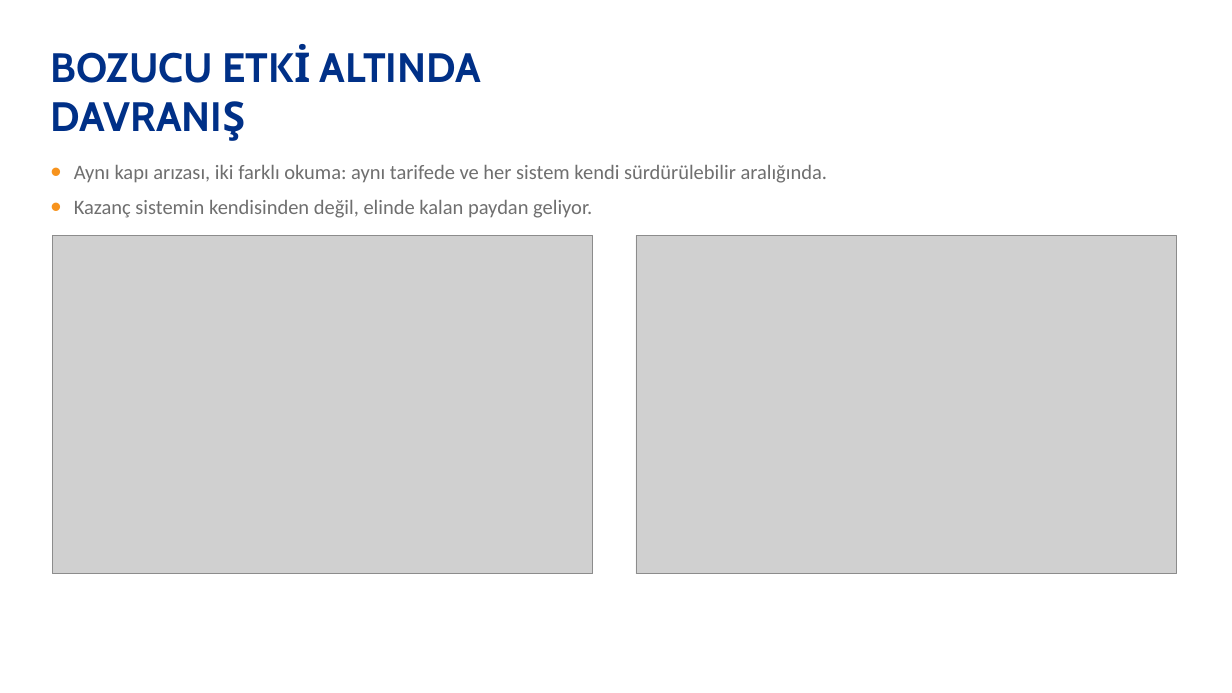
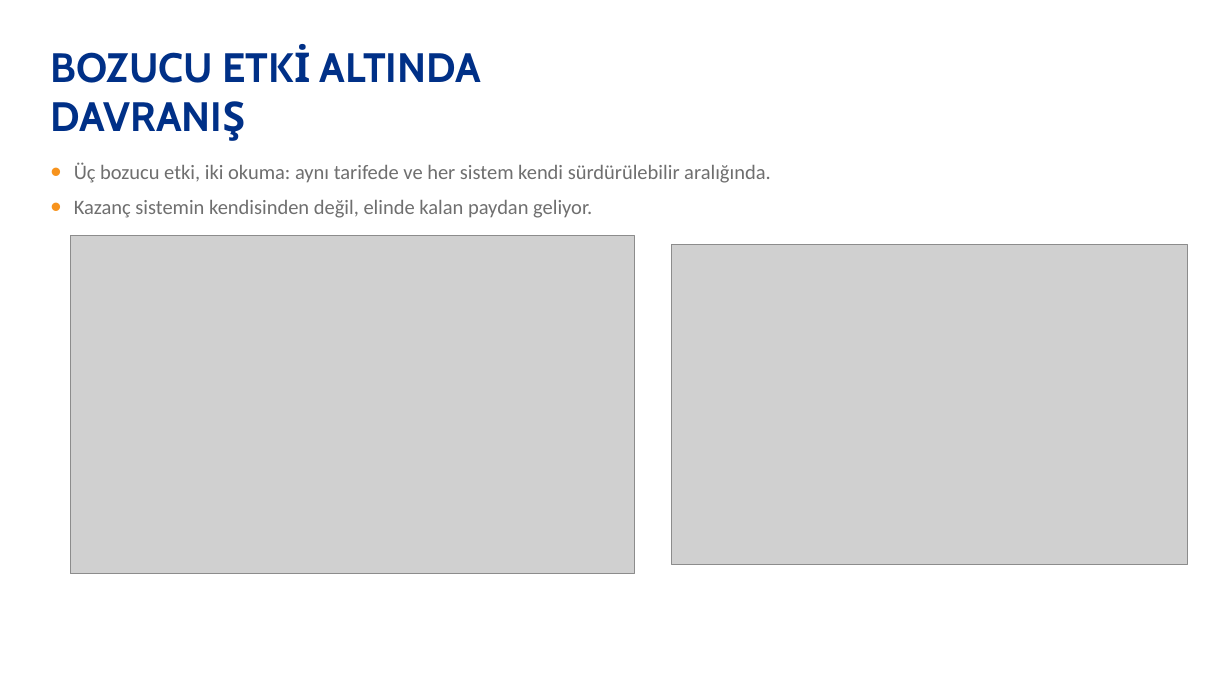
Before and after one commit to alican12alicanexe-alt/asil1, a slide deck: slide 12 of presentation/deck/ASELSAN-Sunum-v3.pptx. Drawn at 1232x693 pixels with LibreOffice and Linux fonts; fonts in the diff are those of the drawing; grey boxes stand for pictures; background and template pictures are left out. Boxes give left, top, right and bottom in pixels: in the first picture for what was removed or moved away, otherwise in the second. Text is boxed around its words. In the diff, an @@ line names an element or a change of style, - is before the commit and + after.

```diff
--- a/presentation/deck/ASELSAN-Sunum-v3.pptx
+++ b/presentation/deck/ASELSAN-Sunum-v3.pptx
@@ text at <box>74,162,771,183</box>: text changed @@
-• Aynı kapı arızası, iki farklı okuma: aynı tarifede ve her sistem kendi sürdürülebilir aralığında.
+• Üç bozucu etki, iki okuma: aynı tarifede ve her sistem kendi sürdürülebilir aralığında.
@@ picture: place and size @@
-picture at <box>52,236,592,574</box>
+picture at <box>70,236,635,574</box>
@@ picture: place and size @@
-picture at <box>636,236,1177,574</box>
+picture at <box>672,245,1188,565</box>
```
Also in this commit, not shown: 10 other files.
